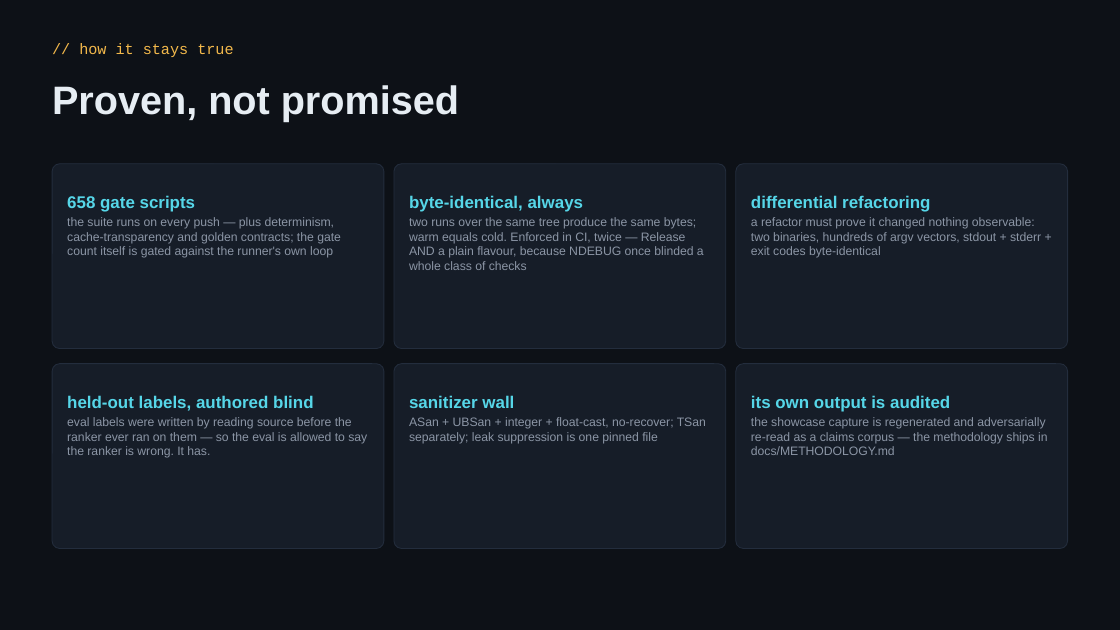
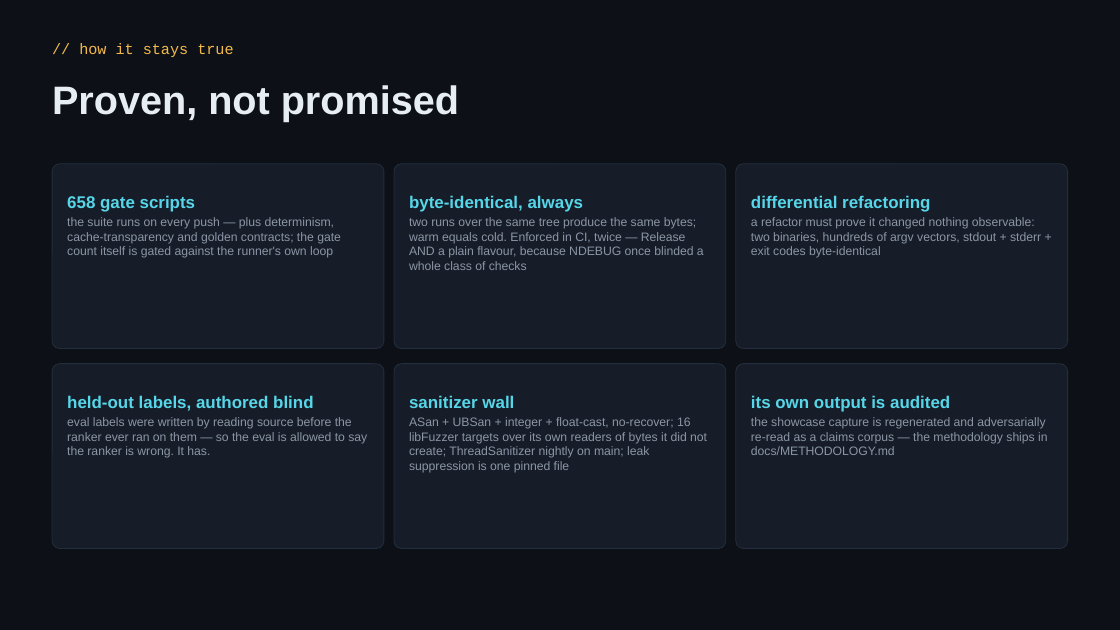
Before and after one commit to KilimcininKorOglu/ripwire, a slide deck: slide 26 of present/ripwire-showcase.pptx (slide 25 before the commit). Drawn at 1120x630 pixels with LibreOffice and Linux fonts; fonts in the diff are those of the drawing. Boxes give left, top, right and bottom in pixels: in the first picture for what was removed or moved away, otherwise in the second. Text is boxed around its words. In the diff, an @@ line names an element or a change of style, - is before the commit and + after.

```diff
--- a/present/ripwire-showcase.pptx
+++ b/present/ripwire-showcase.pptx
@@ text at [409, 417, 707, 473]: text changed @@
-ASan + UBSan + integer + float-cast, no-recover; TSan separately; leak suppression is one pinned file
+ASan + UBSan + integer + float-cast, no-recover; 16 libFuzzer targets over its own readers of bytes it did not create; ThreadSanitizer nightly on main; leak suppression is one pinned file
```
Also in this commit, not shown: 9 other slides changed, 2 slides added, 2 other files.
